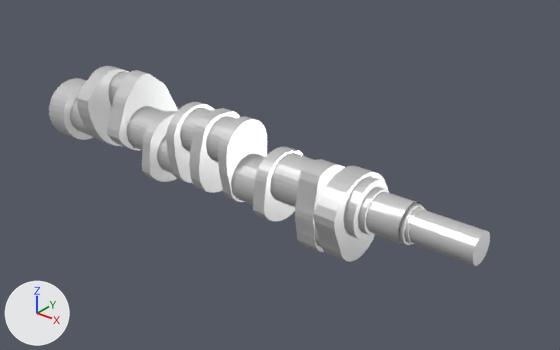
The FBX model Assets/Engine Parts/wal-korbowy.fbx: old version first, new version second.
One viewpoint serves both versions: a 50 mm camera at (1.105, -1.162, 0.727) aimed at (0.135, 0.051, -0.025). Every picture has the same lights, and +X, +Y and +Z are marked at lower left. Where no turn or scale is listed for an object, it has been applied to the vertices.

Before the edit, the objects in view are built like this:
```python
me_cylinder = bpy.data.meshes.new('Cylinder')
me_cylinder.from_pydata(...)  # 1600 vertices, 1570 faces; spans x -0.512..0.639, y -0.095..0.115, z -0.121..0.138
me_cylinder.materials.append(mat_material)  # white #e7e7e7
ob_cylinder = bpy.data.objects.new('Cylinder', me_cylinder)
ob_cylinder.location = (0.0, 0.0, 0.0)
```
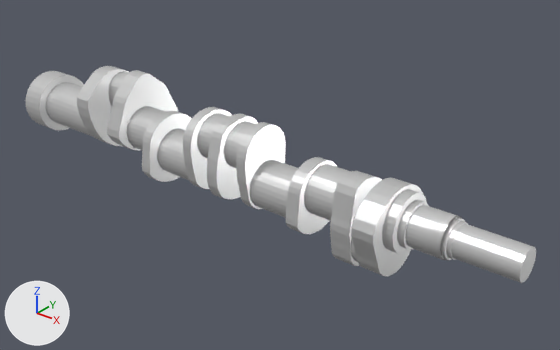
Changed parts and their boxes (x1, y1, x2, y2) in the pictures (560 x 350 px; the box of a moved part takes in the faces that stretch with it):
```json
{"object": "Cylinder", "change": "reshaped", "before": [49, 66, 490, 266], "after": [25, 66, 536, 283], "on screen": "16% wider, 8% taller"}
{"part": 1, "of": "me_cylinder", "change": "moved or reshaped", "before": [157, 102, 267, 205], "after": [157, 107, 298, 217]}
{"part": 2, "of": "me_cylinder", "change": "moved or reshaped", "before": [253, 147, 490, 266], "after": [286, 157, 536, 283]}
{"part": 3, "of": "me_cylinder", "change": "moved or reshaped", "before": [49, 78, 93, 140], "after": [25, 71, 92, 136]}
```

The change, as JSON lines over the scene's bpy script:
```json
{"block": "me_cylinder", "where": "me_cylinder.from_pydata(...)  # 1600 vertices, 1570 faces; spans x -0.512..0.639, y -0.095..0.115, z -0.121..0.138"}
{"block": "me_cylinder", "where": "# used by ob_cylinder; location = (0.0, 0.0, 0.0)"}
{"block": "me_cylinder", "change": "me_cylinder part 1: all 384 vertices in x -0.09..0.085, y -0.079..0.079, z -0.084..0.108 are moved by (0.052, 0.0, 0.0)"}
{"block": "me_cylinder", "change": "me_cylinder part 2: all 736 vertices in x 0.164..0.639, y -0.095..0.101, z -0.121..0.07 are moved by (0.087, 0.0, 0.0)"}
{"block": "me_cylinder", "change": "me_cylinder part 3: all 96 vertices in x -0.512..-0.452, y -0.083..0.072, z -0.074..0.075 are moved by (-0.1, 0.0, 0.0)"}
```
